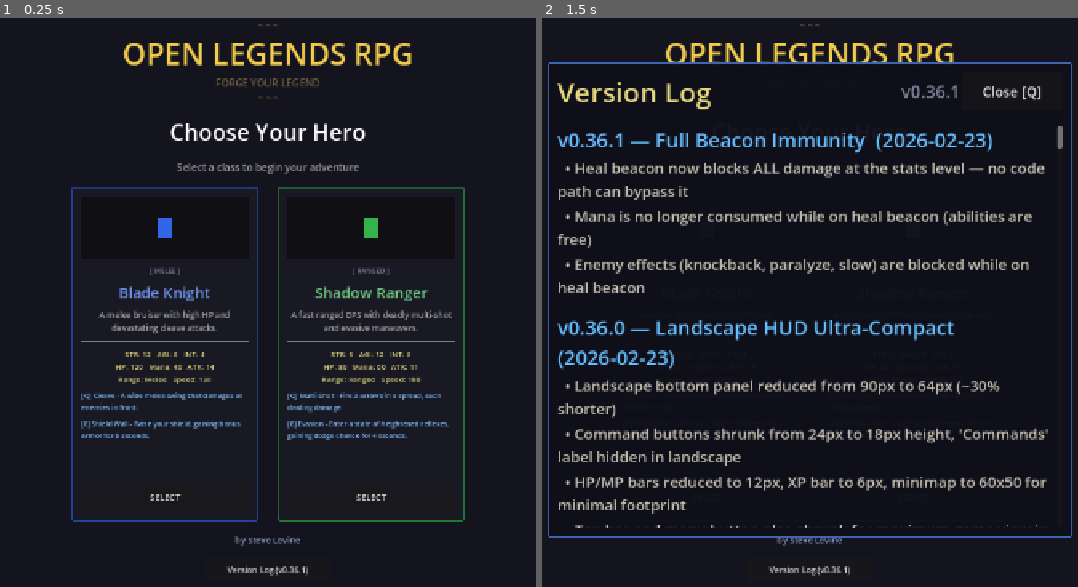
Above: before the commit, frames 1-2 (left to right).
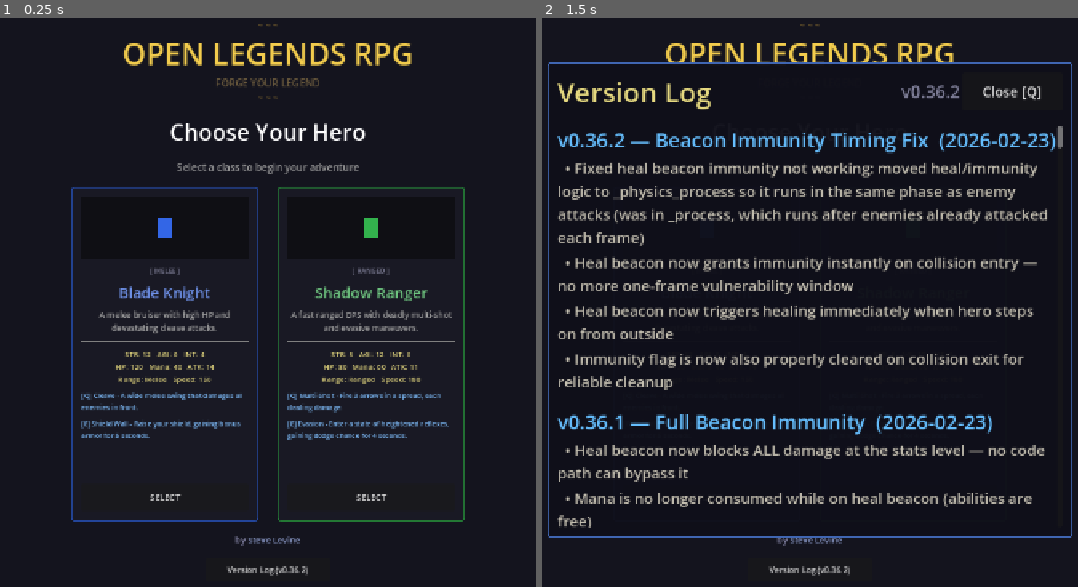
Above: after the commit, the same moments.

Repository: slxny/legends-open-rpg
Game: Godot game, scene res://scenes/main.tscn
The game is run twice, just before and just after one commit, with the same random seed, the same clock (stepped at 60 frames per second) and the same inputs.
Inputs:
- Up to frame 1 (0.25 s): no input
- Up to frame 2 (1.5 s): click "Version Log (v0.36.1)" (after the commit: "Version Log (v0.36.2)") at 0.5 s; click "SELECT" at 1.25 s

The runs differ from the first frame. In frame 1, less than 0.1% of the frame differs, in the area x 56-58%, y 96-98%; in frame 2, 16%, in the area x 2-98%, y 11-98%.

Commit message:
Fix heal beacon immunity: move to _physics_process and add instant collision protection
The heal beacon's immunity and healing logic was running in _process,
but enemy attacks run in _physics_process. In Godot 4, _physics_process
executes before _process each frame, so enemies could damage the player
before the immunity flag was set. Moved all heal/immunity logic to
_physics_process so both run in the same phase. Also set immunity
immediately on body_entered and clear on body_exited for instant
first-frame protection and reliable cleanup.

https://claude.ai/code/session_01LmQCEN5uWzPGohBDgMMoYt

Diff:
--- a/scenes/npcs/beacon.gd
+++ b/scenes/npcs/beacon.gd
@@ -68,41 +68,54 @@
 			var comp = ZOOM_REF / cam.zoom.x
 			label.scale = Vector2(comp, comp)
 
-	# Heal beacon: grant immunity and restore HP/MP every frame
-	if beacon_type == "heal":
-		var players = get_tree().get_nodes_in_group("player")
-		for player in players:
-			if not is_instance_valid(player) or not player.has_node("StatsComponent"):
-				continue
-			var dist_sq = global_position.distance_squared_to(player.global_position)
-			if dist_sq <= _heal_range_sq:
-				# Grant damage immunity while on beacon
-				player.is_on_heal_beacon = true
-				var stats = player.get_node("StatsComponent")
-				var needs_heal = stats.current_hp < stats.get_total_max_hp() or stats.current_mana < stats.get_total_max_mana()
-				if needs_heal:
-					stats.current_hp = stats.get_total_max_hp()
-					stats.current_mana = stats.get_total_max_mana()
-					stats._emit_all()
-					# SFX + message only on first actual heal per visit
-					if not _played_heal_sfx:
-						_played_heal_sfx = true
-						AudioManager.play_sfx("beacon_heal")
-						GameManager.game_message.emit("Fully Restored!", Color(0.3, 1.0, 0.5))
-			else:
-				# Player left — remove immunity and reset SFX
-				if player.get("is_on_heal_beacon"):
-					player.is_on_heal_beacon = false
-				_played_heal_sfx = false
+func _physics_process(_delta: float) -> void:
+	# Heal beacon: grant immunity and restore HP/MP every physics frame.
+	# Must run in _physics_process (not _process) because enemy attacks also
+	# run in _physics_process — using _process left a timing gap where enemies
+	# could damage the player before the immunity flag was set each frame.
+	if beacon_type != "heal":
+		return
+	var players = get_tree().get_nodes_in_group("player")
+	for player in players:
+		if not is_instance_valid(player) or not player.has_node("StatsComponent"):
+			continue
+		var dist_sq = global_position.distance_squared_to(player.global_position)
+		if dist_sq <= _heal_range_sq:
+			player.is_on_heal_beacon = true
+			_do_heal(player)
+		else:
+			if player.get("is_on_heal_beacon"):
+				player.is_on_heal_beacon = false
+			_played_heal_sfx = false
+
+func _do_heal(player: Node2D) -> void:
+	var stats = player.get_node("StatsComponent")
+	var needs_heal = stats.current_hp < stats.get_total_max_hp() or stats.current_mana < stats.get_total_max_mana()
+	if needs_heal:
+		stats.current_hp = stats.get_total_max_hp()
+		stats.current_mana = stats.get_total_max_mana()
+		stats._emit_all()
+		if not _played_heal_sfx:
+			_played_heal_sfx = true
+			AudioManager.play_sfx("beacon_heal")
+			GameManager.game_message.emit("Fully Restored!", Color(0.3, 1.0, 0.5))
 
 func _on_body_entered(body: Node2D) -> void:
 	if body.is_in_group("player"):
 		_player_inside = true
 		activated.emit(self)
-		# Route through BeaconManager for non-heal types (heal is distance-based)
 		if not beacon_type.is_empty() and beacon_type != "heal":
 			BeaconManager.activate(beacon_type, beacon_data, body)
+		elif beacon_type == "heal":
+			# Set immunity immediately on collision — don't wait for next
+			# _physics_process tick, so the very first frame is protected.
+			body.is_on_heal_beacon = true
+			if body.has_node("StatsComponent"):
+				_do_heal(body)
 
 func _on_body_exited(body: Node2D) -> void:
 	if body.is_in_group("player"):
 		_player_inside = false
+		if beacon_type == "heal":
+			body.is_on_heal_beacon = false
+			_played_heal_sfx = false
--- a/scenes/ui/changelog_dialog.gd
+++ b/scenes/ui/changelog_dialog.gd
@@ -9,9 +9,20 @@
 var _is_visible: bool = false
 var _is_mobile: bool = false
 
-const GAME_VERSION := "v0.36.1"
+const GAME_VERSION := "v0.36.2"
 
 const CHANGELOG: Array[Dictionary] = [
+	{
+		"version": "v0.36.2",
+		"title": "Beacon Immunity Timing Fix",
+		"date": "2026-02-23",
+		"entries": [
+			"Fixed heal beacon immunity not working: moved heal/immunity logic to _physics_process so it runs in the same phase as enemy attacks (was in _process, which runs after enemies already attacked each frame)",
+			"Heal beacon now grants immunity instantly on collision entry — no more one-frame vulnerability window",
+			"Heal beacon now triggers healing immediately when hero steps on from outside",
+			"Immunity flag is now also properly cleared on collision exit for reliable cleanup",
+		]
+	},
 	{
 		"version": "v0.36.1",
 		"title": "Full Beacon Immunity",
